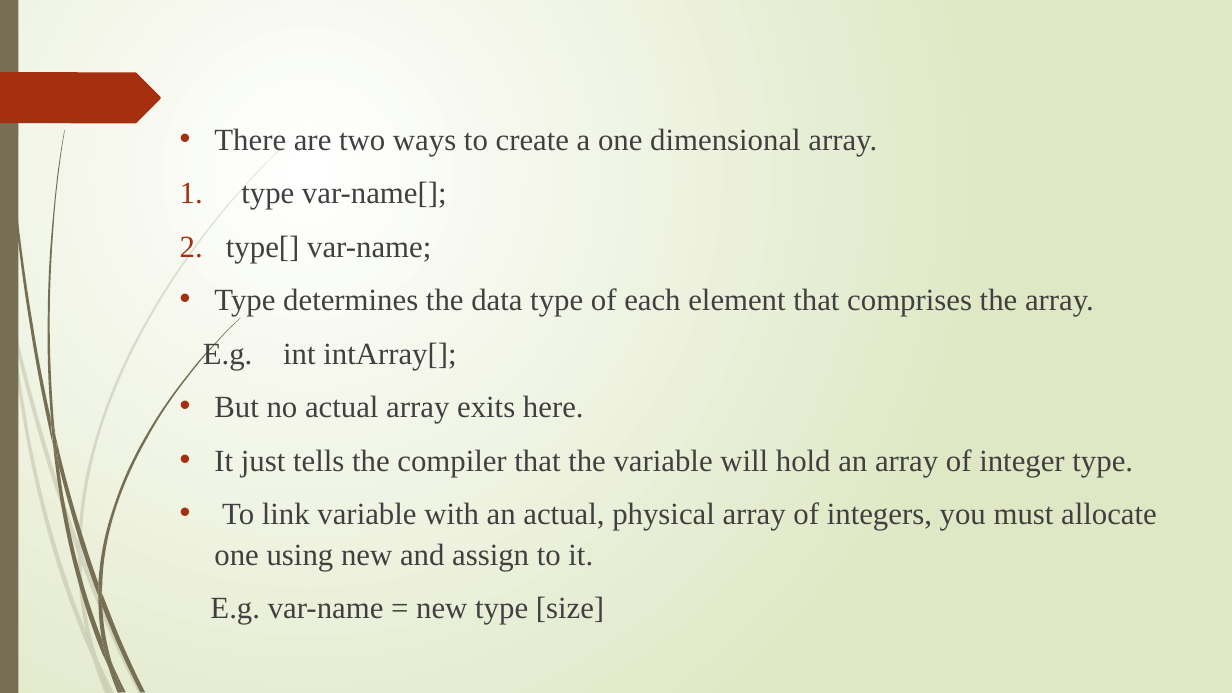
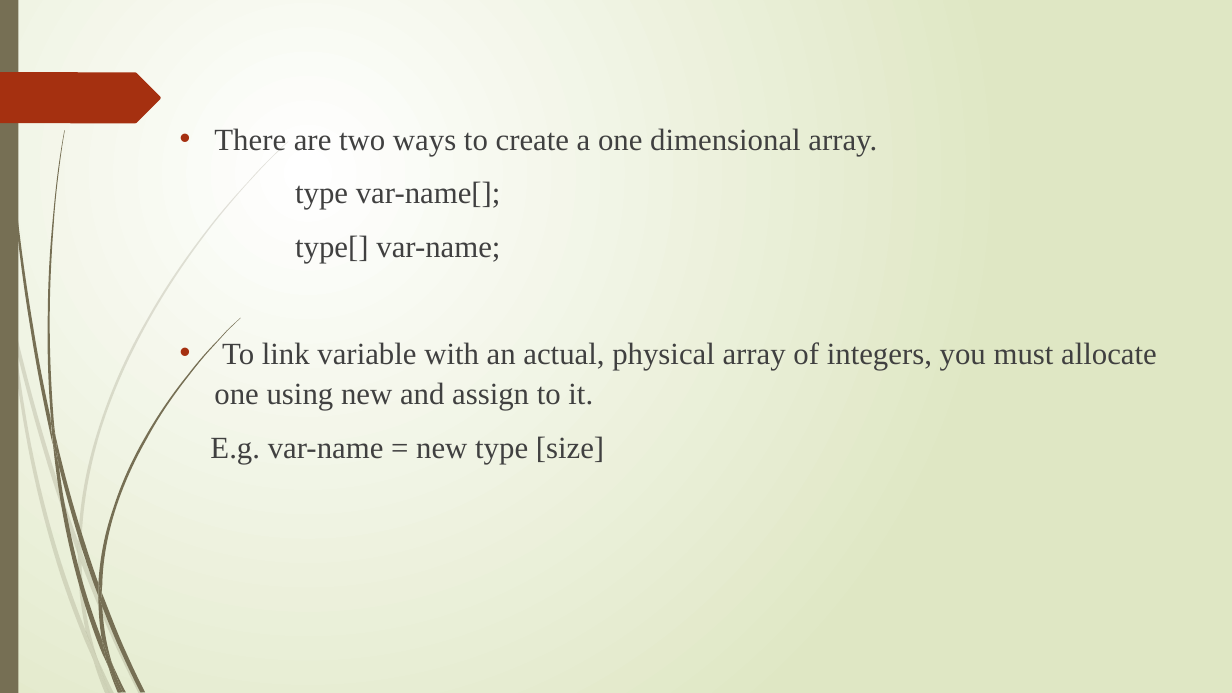
Before and after one commit to Adarsha-1/Group-6, a slide deck: slide 5 of arraysnew.pptx. Drawn at 1232x693 pixels with LibreOffice and Linux fonts; fonts in the diff are those of the drawing. Boxes give left, top, right and bottom in pixels: in the first picture for what was removed or moved away, otherwise in the second. Text is boxed around its words. In the diff, an @@ line names an element or a change of style, - is before the commit and + after.

```diff
--- a/arraysnew.pptx
+++ b/arraysnew.pptx
@@ text at [295, 181, 501, 263]: bullet 1. to none @@
@@ text at [203, 288, 1133, 477]: paragraphs removed @@
-• Type determines the data type of each element that comprises the array.
-E.g. int intArray[];
-• But no actual array exits here.
-• It just tells the compiler that the variable will hold an array of integer type.
```
Also in this commit, not shown: 5 other slides changed, 1 slide added.
